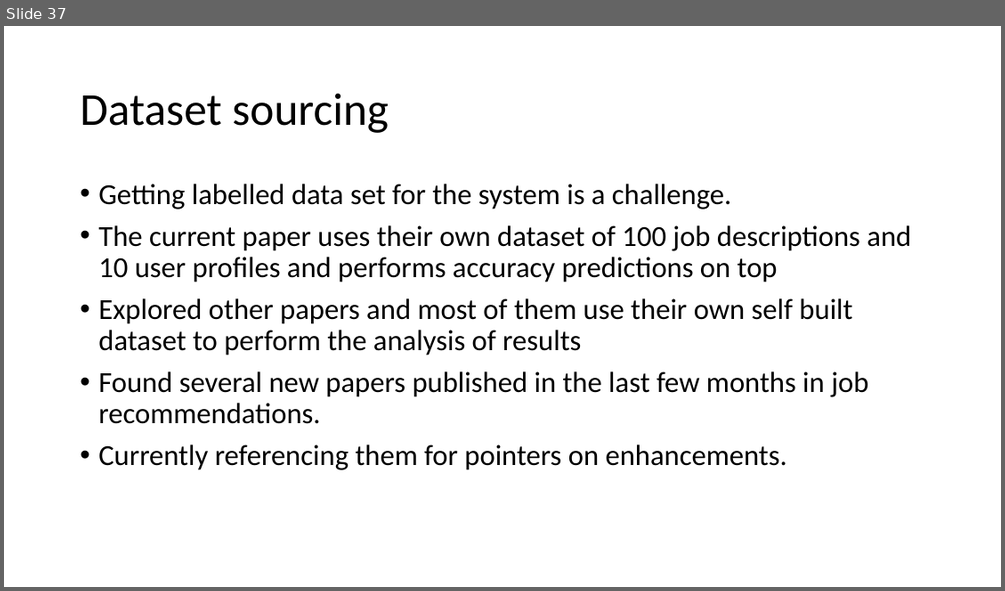
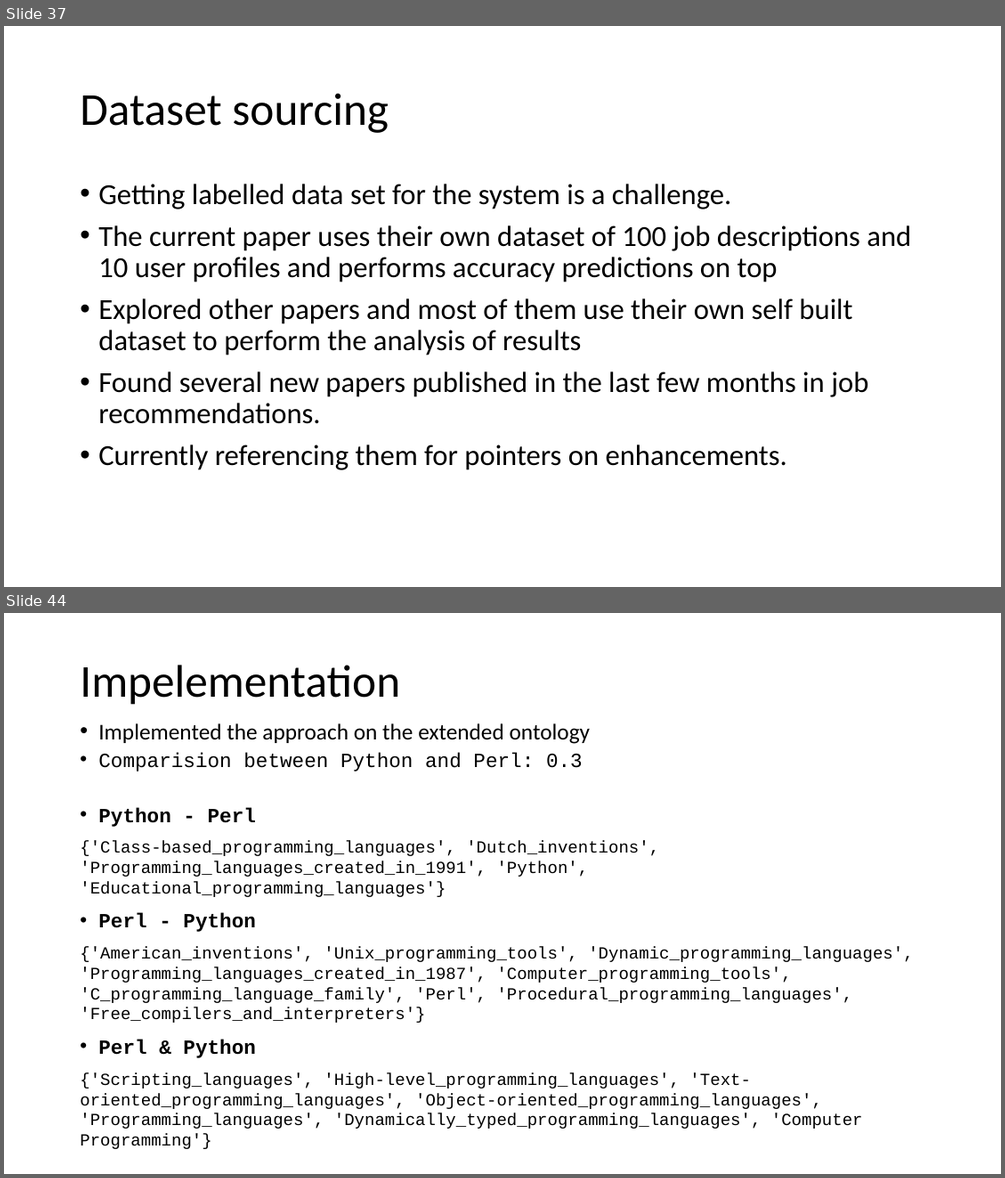
Before and after one commit to yeshbash/CS297, a slide deck: CS297-2.pptx. Shown one above the other, each under a label of ours: slide 37 before the commit, slides 37 and 44 after it; the slides between them are not shown. The pictures are 1005x591 and 1005x1178 pixels, drawn with LibreOffice and Linux fonts; fonts in the diff are those of the drawing. Boxes give left, top, right and bottom in pixels: in the first picture for what was removed or moved away, otherwise in the second. Text is boxed around its words. In the diff, an @@ line names an element or a change of style, - is before the commit and + after.

```diff
--- a/CS297-2.pptx
+++ b/CS297-2.pptx
@@ slide 44 added at box(4, 613, 1001, 1174), background #FFFFFF @@
@@ title added at box(80, 665, 400, 705), 44 pt, text #000000 @@
+Impelementation
@@ text added at box(80, 723, 913, 1128), 16.3 pt, text #000000 @@
+• Implemented the approach on the extended ontology
+• Comparision between Python and Perl: 0.3
+• Python - Perl
+{'Class-based_programming_languages', 'Dutch_inventions', 'Programming_languages_created_in_1991', 'Python', 'Educational_programming_languages'}
+• Perl - Python
+{'American_inventions', 'Unix_programming_tools', 'Dynamic_programming_languages', 'Programming_languages_created_in_1987', 'Computer_programming_tools', 'C_programming_language_family', 'Perl', 'Procedural_programming_languages', 'Free_compilers_and_interpreters'}
+• Perl & Python
+{'Scripting_languages', 'High-level_programming_languages', 'Text-oriented_programming_languages', 'Object-oriented_programming_languages', 'Programming_languages', 'Dynamically_typed_programming_languages', 'Computer Programming'}
```
Also in this commit, not shown: 8 other slides added, 2 other files.
